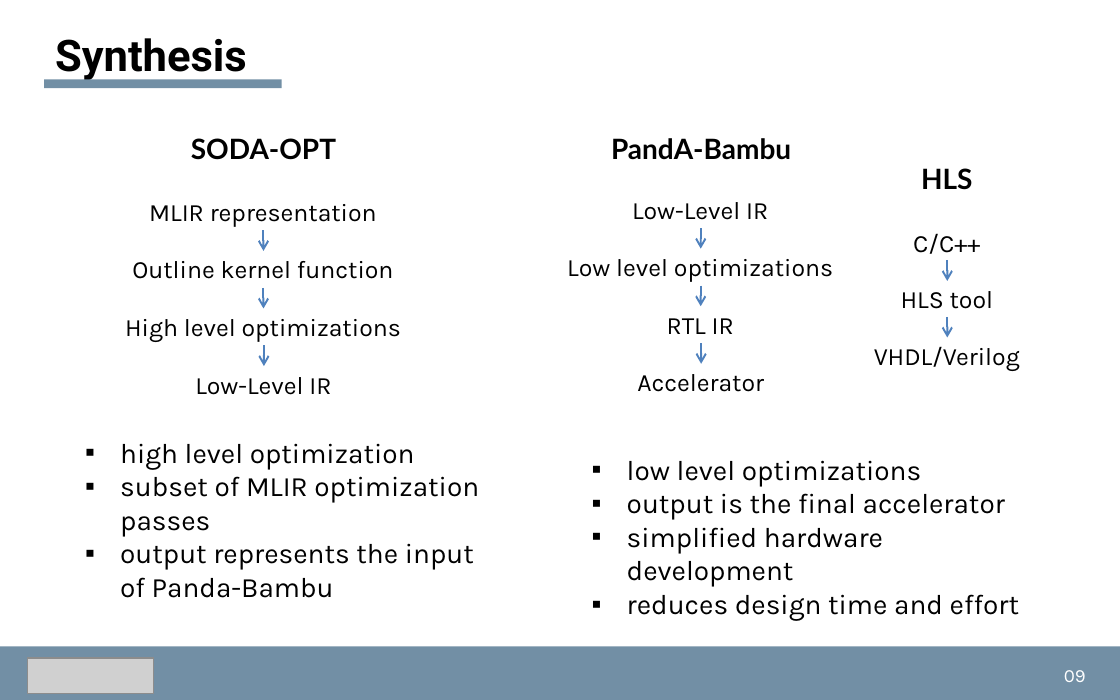
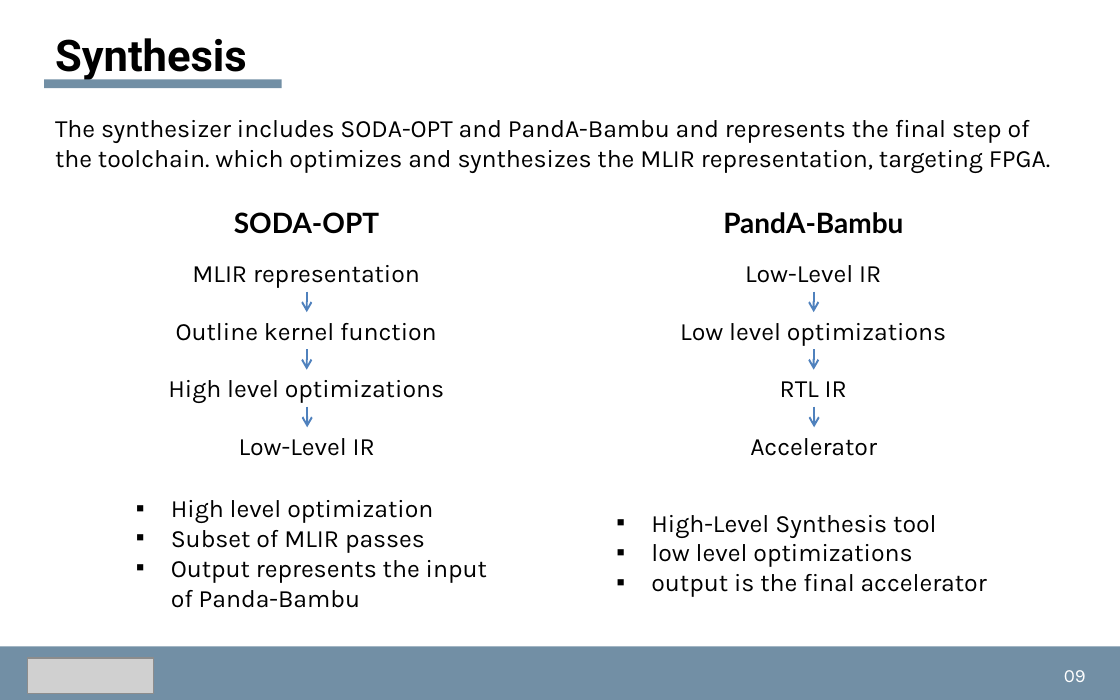
Before and after one commit to dmsgnn/master-thesis, a slide deck: slide 9 of docs/presentation/presentation.pptx. Drawn at 1120x700 pixels with LibreOffice and Linux fonts; fonts in the diff are those of the drawing; grey boxes stand for pictures. Boxes give left, top, right and bottom in pixels: in the first picture for what was removed or moved away, otherwise in the second. Text is boxed around its words. In the diff, an @@ line names an element or a change of style, - is before the commit and + after.

```diff
--- a/docs/presentation/presentation.pptx
+++ b/docs/presentation/presentation.pptx
@@ text added at bbox=[55, 120, 1050, 173], 16 pt, text #000000 @@
+The synthesizer includes SODA-OPT and PandA-Bambu and represents the final step of the toolchain. which optimizes and synthesizes the MLIR representation, targeting FPGA.
@@ text removed at bbox=[921, 168, 972, 190] @@
-HLS
@@ text "SODA-OPT": place and size @@
-text "SODA-OPT" at bbox=[191, 138, 336, 160]
+text "SODA-OPT" at bbox=[234, 212, 379, 234]
@@ text "PandA-Bambu": place and size @@
-text "PandA-Bambu" at bbox=[611, 138, 791, 160]
+text "PandA-Bambu" at bbox=[723, 212, 903, 234]
@@ 3 texts, 3 arrows: place and size @@
-3 texts, 3 arrows at bbox=[125, 204, 401, 366]
+3 texts, 3 arrows at bbox=[168, 265, 444, 428]
@@ 3 arrows, 2 texts: place and size @@
-3 arrows, 2 texts at bbox=[632, 202, 768, 364]
+3 arrows, 2 texts at bbox=[745, 265, 881, 428]
@@ text "Low level optimizations": place and size @@
-text "Low level optimizations" at bbox=[567, 259, 833, 282]
+text "Low level optimizations" at bbox=[680, 323, 946, 346]
@@ group removed at bbox=[874, 233, 1020, 370]: 3 texts, 2 arrows @@
-C/C++
-HLS tool
-VHDL/Verilog
@@ text "Low-Level IR": place and size @@
-text "Low-Level IR" at bbox=[195, 377, 331, 395]
+text "Low-Level IR" at bbox=[239, 438, 375, 456]
@@ text "Accelerator": place and size @@
-text "Accelerator" at bbox=[637, 374, 764, 392]
+text "Accelerator" at bbox=[750, 438, 877, 456]
@@ text at bbox=[171, 500, 487, 608]: text changed; size 18 to 16 pt @@
-▪ high level optimization
-▪ subset of MLIR optimization passes
-▪ output represents the input
-  of Panda-Bambu
+▪ High level optimization
+▪ Subset of MLIR passes
+▪ Output represents the input
+  of Panda-Bambu
@@ text "High-Level Synthesis tool": place and size @@
-text "High-Level Synthesis tool" at bbox=[627, 460, 1019, 621]
+text "High-Level Synthesis tool" at bbox=[651, 515, 987, 597]
@@ text at bbox=[627, 527, 1019, 621]: paragraphs removed @@
-▪ simplified hardware development
-▪ reduces design time and effort
@@ text at bbox=[651, 515, 936, 537]: paragraph added @@
+▪ High-Level Synthesis tool
@@ text at bbox=[651, 544, 987, 597]: size 18 to 16 pt in "low level optimizations", "output is the final accelerator" @@
```
Also in this commit, not shown: 14 other slides changed, 1 other file.
